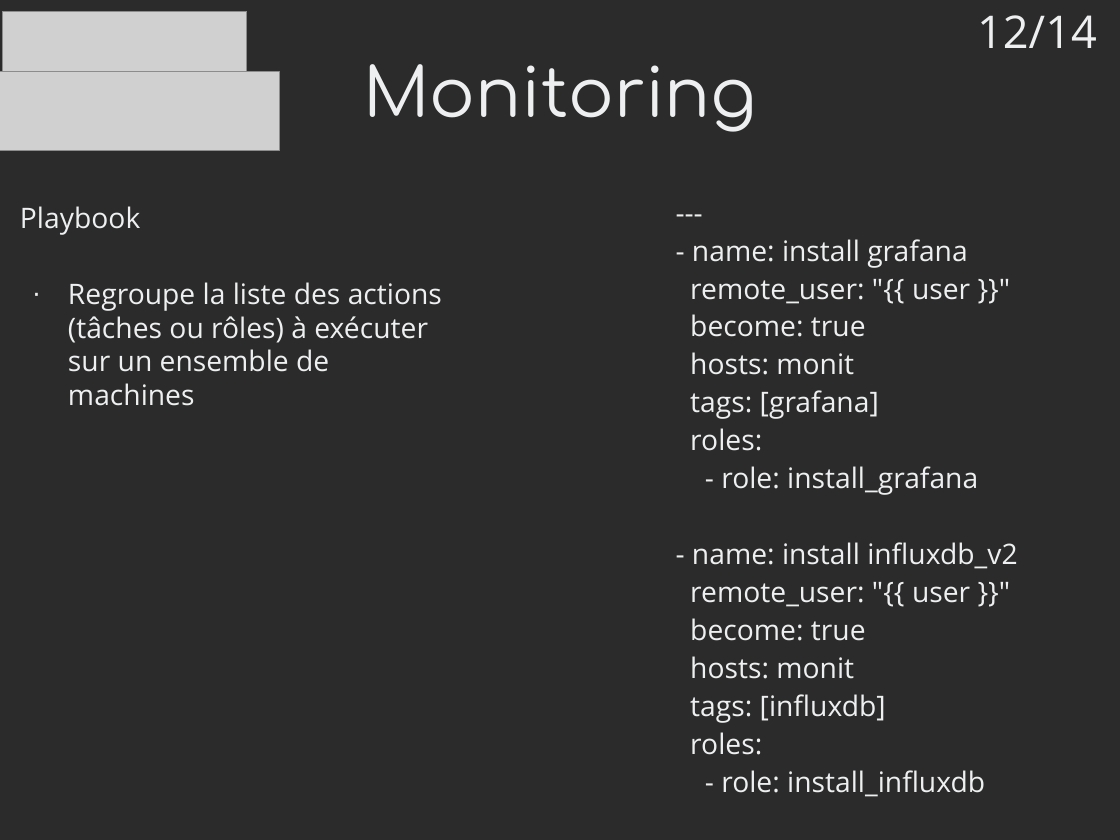
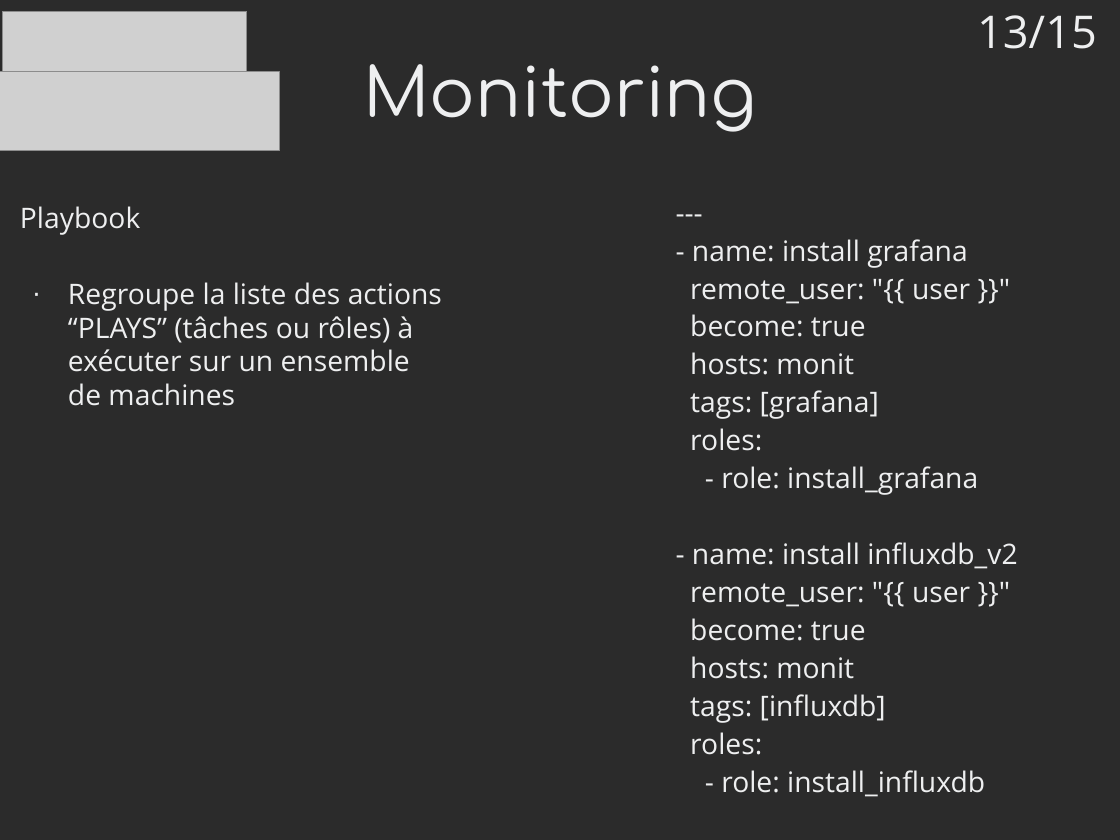
Before and after one commit to mrwormo/rapport_de_stage, a slide deck: slide 13 of files/prez.odp (slide 12 before the commit). Drawn at 1120x840 pixels with LibreOffice and Linux fonts; fonts in the diff are those of the drawing; grey boxes stand for pictures; background and template pictures are left out; a plain dark background stands for a picture behind light text. Boxes give left, top, right and bottom in pixels: in the first picture for what was removed or moved away, otherwise in the second. Text is boxed around its words. In the diff, an @@ line names an element or a change of style, - is before the commit and + after.

```diff
--- a/files/prez.odp
+++ b/files/prez.odp
@@ text at box(977, 15, 1097, 49): text changed @@
-12/14
+13/15
@@ text at box(68, 282, 442, 406): text changed @@
-· Regroupe la liste des actions (tâches ou rôles) à exécuter sur un ensemble de machines
+· Regroupe la liste des actions “PLAYS” (tâches ou rôles) à exécuter sur un ensemble de machines
```
Also in this commit, not shown: 11 other slides changed, 3 slides added, 2 slides removed, 2 other files.
